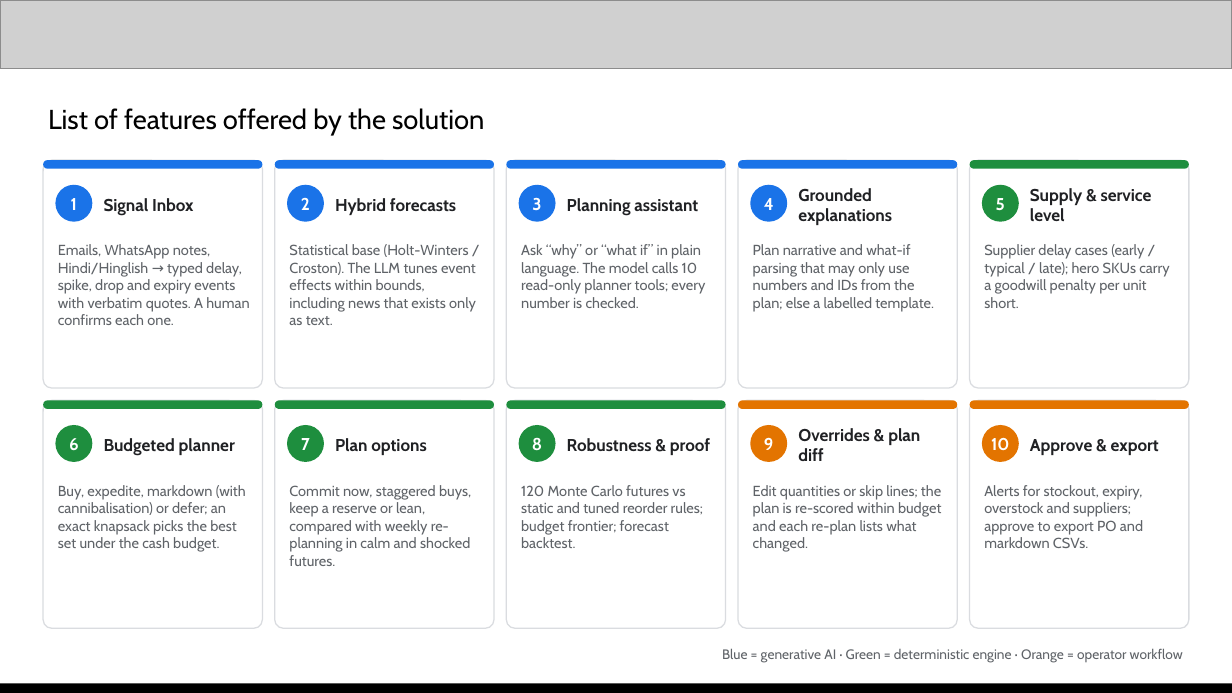
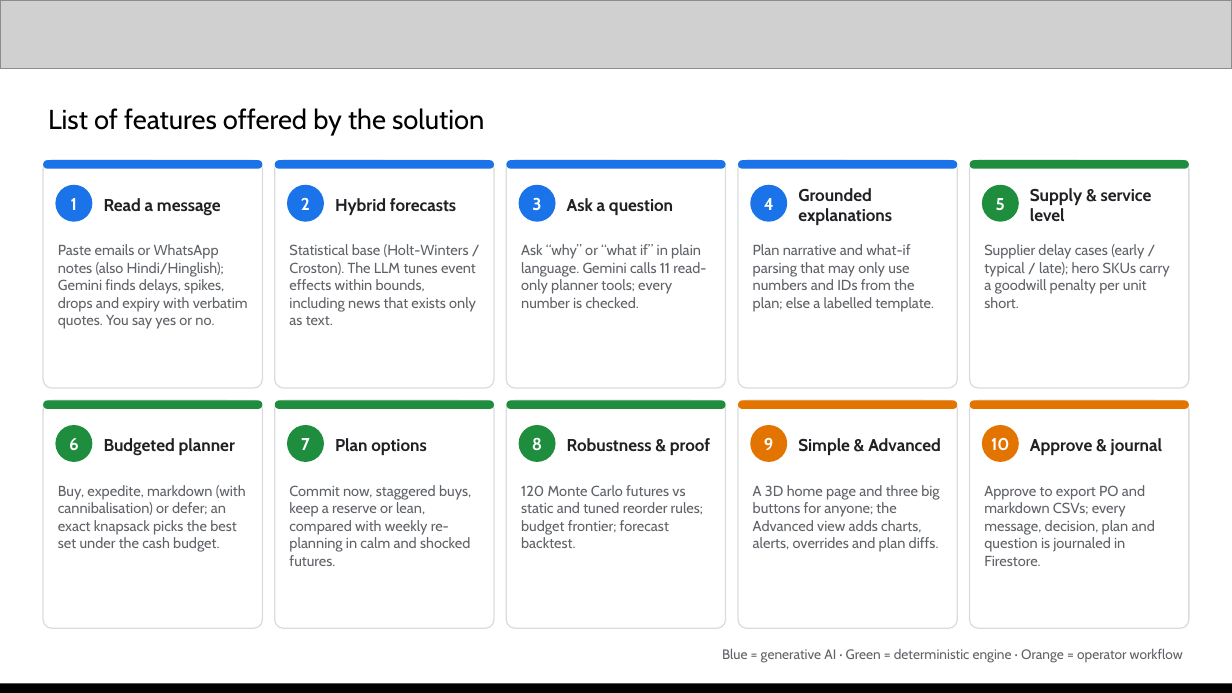
Before and after one commit to Xhahat/inventory-rescue, a slide deck: slide 4 of docs/Inventory_Rescue_AI_Builder_Cup.pptx. Drawn at 1232x693 pixels with LibreOffice and Linux fonts; fonts in the diff are those of the drawing; grey boxes stand for pictures. Boxes give left, top, right and bottom in pixels: in the first picture for what was removed or moved away, otherwise in the second. Text is boxed around its words. In the diff, an @@ line names an element or a change of style, - is before the commit and + after.

Commit message:
Deck: refresh slides for Simple view, Firestore and Vertex AI

```diff
--- a/docs/Inventory_Rescue_AI_Builder_Cup.pptx
+++ b/docs/Inventory_Rescue_AI_Builder_Cup.pptx
@@ text at (x1=104, y1=198, x2=221, y2=216): text changed @@
-Signal Inbox
+Read a message
@@ text at (x1=567, y1=198, x2=673, y2=215): text changed @@
-Planning assistant
+Ask a question
@@ text at (x1=58, y1=244, x2=248, y2=329): text changed @@
-Emails, WhatsApp notes, Hindi/Hinglish → typed delay, spike, drop and expiry events with verbatim quotes. A human confirms each one.
+Paste emails or WhatsApp notes (also Hindi/Hinglish); Gemini finds delays, spikes, drops and expiry with verbatim quotes. You say yes or no.
@@ text at (x1=521, y1=244, x2=706, y2=308): text changed @@
-Ask “why” or “what if” in plain language. The model calls 10 read-only planner tools; every number is checked.
+Ask “why” or “what if” in plain language. Gemini calls 11 read-only planner tools; every number is checked.
@@ text at (x1=798, y1=438, x2=941, y2=455): text changed @@
-Overrides & plan diff
+Simple & Advanced
@@ text at (x1=1030, y1=438, x2=1162, y2=455): text changed @@
-Approve & export
+Approve & journal
@@ text at (x1=753, y1=485, x2=939, y2=552): text changed @@
-Edit quantities or skip lines; the plan is re-scored within budget and each re-plan lists what changed.
+A 3D home page and three big buttons for anyone; the Advanced view adds charts, alerts, overrides and plan diffs.
@@ text at (x1=984, y1=485, x2=1155, y2=566): text changed @@
-Alerts for stockout, expiry, overstock and suppliers; approve to export PO and markdown CSVs.
+Approve to export PO and markdown CSVs; every message, decision, plan and question is journaled in Firestore.
```
Also in this commit, not shown: 4 other slides changed, 1 other file.
